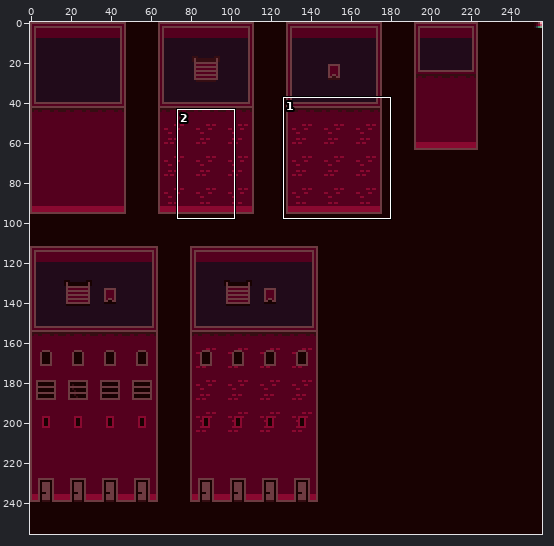
Two versions of one sprite sheet, assets/tiles/buildings.png. Above: a wide view before the commit, with the close-up outlined.
Close-up. The starting point:
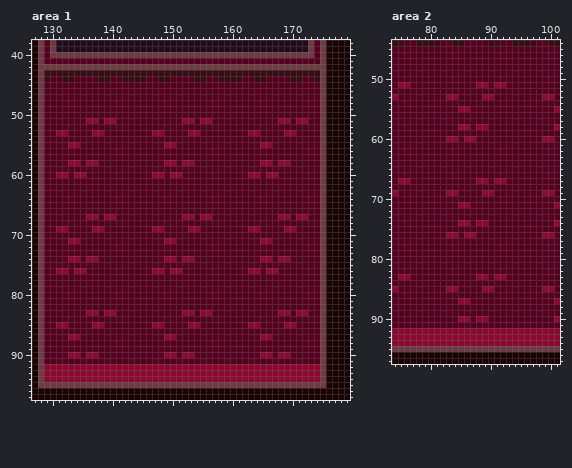
The file is 256x256 pixels. Shown: area 1: x 127..179, y 38..97; area 2: x 74..101, y 44..97.
And afterwards:
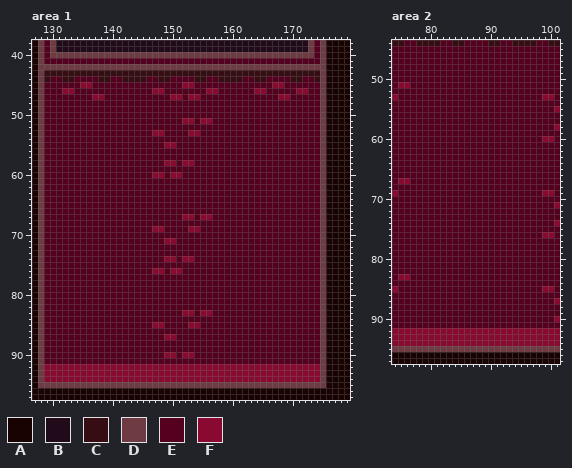
Palette (. is transparent): A #180202  B #210b1a  C #350d12  D #6d3b41  E #54001e  F #890930
Commit message: Tile variation probabilities are on an exponential scale instead of being evenly distributed.
Changes in this commit:
Area 1:
The author changed colour F to colour E in row 51 at x 136 to 137, 139 to 140, 168 to 169 and 171 to 172; in row 53 at x 131 to 132, 137 to 138, 163 to 164 and 169 to 170; in row 55 at x 133 to 134 and 165 to 166; in row 58 at x 133 to 134, 136 to 137, 165 to 166 and 168 to 169; in row 60 at x 131 to 132, 134 to 135, 163 to 164 and 166 to 167; in row 67 at x 136 to 137, 139 to 140, 168 to 169 and 171 to 172.
The author changed colour F to colour E in row 69 at x 131 to 132, 137 to 138, 163 to 164 and 169 to 170; in row 71 at x 133 to 134 and 165 to 166; in row 74 at x 133 to 134, 136 to 137, 165 to 166 and 168 to 169; in row 76 at x 131 to 132, 134 to 135, 163 to 164 and 166 to 167; in row 83 at x 136 to 137, 139 to 140, 168 to 169 and 171 to 172; in row 85 at x 131 to 132, 137 to 138, 163 to 164 and 169 to 170.
The author changed colour F to colour E in row 87 at x 133 to 134 and 165 to 166; in row 90 at x 133 to 134, 136 to 137, 165 to 166 and 168 to 169.
The author changed colour E to colour F in row 45 at x 135 to 136, 152 to 153 and 167 to 168; in row 46 at x 132 to 133, 147 to 148, 156 to 157, 164 to 165 and 171 to 172; in row 47 at x 137 to 138, 150 to 151, 153 to 154 and 168 to 169.
Area 2:
The author changed colour F to colour E in row 51 at x 88 to 89 and 91 to 92; in row 53 at x 83 to 84 and 89 to 90; in row 55 at x 85 to 86; in row 58 at x 85 to 86 and 88 to 89; in row 60 at x 83 to 84 and 86 to 87; in row 67 at x 88 to 89 and 91 to 92.
The author changed colour F to colour E in row 69 at x 83 to 84 and 89 to 90; in row 71 at x 85 to 86; in row 74 at x 85 to 86 and 88 to 89; in row 76 at x 83 to 84 and 86 to 87; in row 83 at x 88 to 89 and 91 to 92; in row 85 at x 83 to 84 and 89 to 90.
The author changed colour F to colour E in row 87 at x 85 to 86; in row 90 at x 85 to 86 and 88 to 89.
